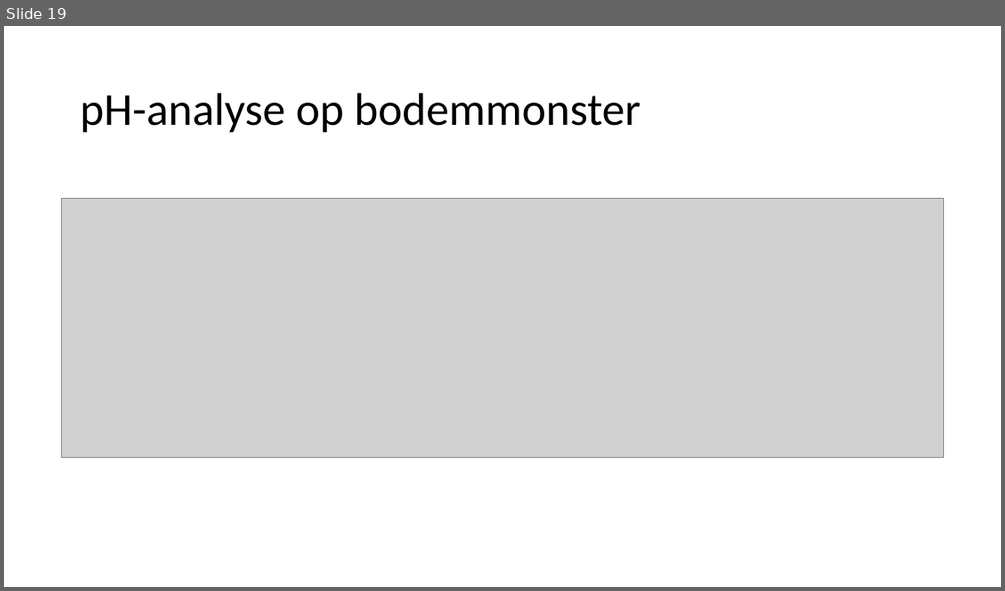
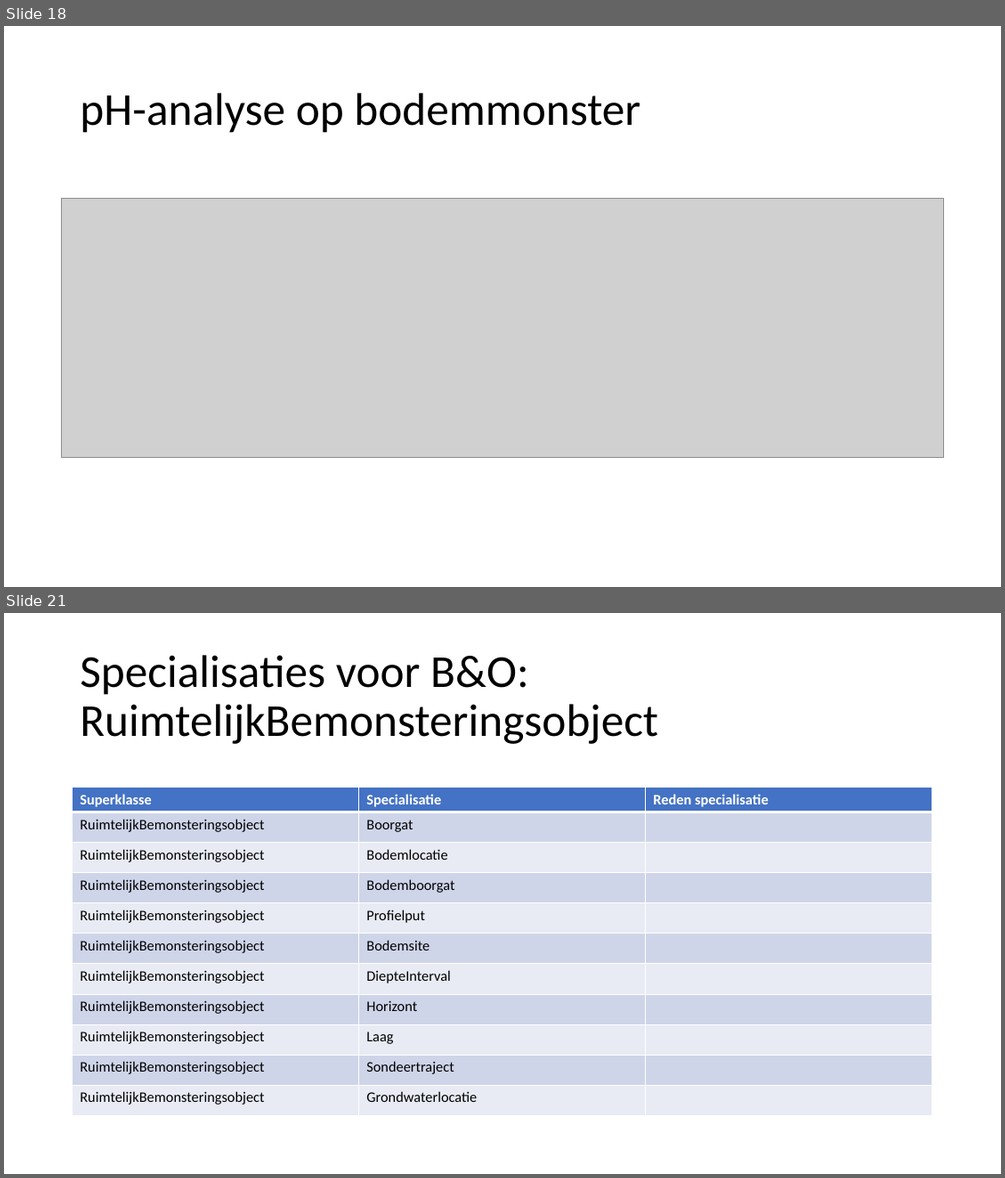
Before and after one commit to Informatievlaanderen/OSLOthema-bodemEnOndergrond, a slide deck: resources/consolidatie/WerkgroepConsolidatie20210531.pptx. Shown one above the other, each under a label of ours: slide 19 before the commit, slides 18 and 21 after it; the slides between them are not shown. The pictures are 1005x591 and 1005x1178 pixels, drawn with LibreOffice and Linux fonts; fonts in the diff are those of the drawing; grey boxes stand for pictures. Boxes give left, top, right and bottom in pixels: in the first picture for what was removed or moved away, otherwise in the second. Text is boxed around its words. In the diff, an @@ line names an element or a change of style, - is before the commit and + after.

```diff
--- a/resources/consolidatie/WerkgroepConsolidatie20210531.pptx
+++ b/resources/consolidatie/WerkgroepConsolidatie20210531.pptx
@@ slide 21 added at [4, 613, 1001, 1174], background #FFFFFF @@
@@ title added at [80, 655, 658, 744], 44 pt, text #000000 @@
+Specialisaties voor B&O: RuimtelijkBemonsteringsobject
@@ table added at [73, 787, 932, 1116], 11 rows, 3 columns @@
+Superklasse | Specialisatie | Reden specialisatie
+RuimtelijkBemonsteringsobject | Boorgat | 
+RuimtelijkBemonsteringsobject | Bodemlocatie | 
+RuimtelijkBemonsteringsobject | Bodemboorgat | 
+RuimtelijkBemonsteringsobject | Profielput | 
+RuimtelijkBemonsteringsobject | Bodemsite | 
+RuimtelijkBemonsteringsobject | DiepteInterval | 
+RuimtelijkBemonsteringsobject | Horizont | 
+RuimtelijkBemonsteringsobject | Laag | 
+RuimtelijkBemonsteringsobject | Sondeertraject | 
+RuimtelijkBemonsteringsobject | Grondwaterlocatie | 
@@ what was slide 19 is now slide 18 @@
```
Also in this commit, not shown: 1 slide changed, 14 other slides added, 5 slides removed.
